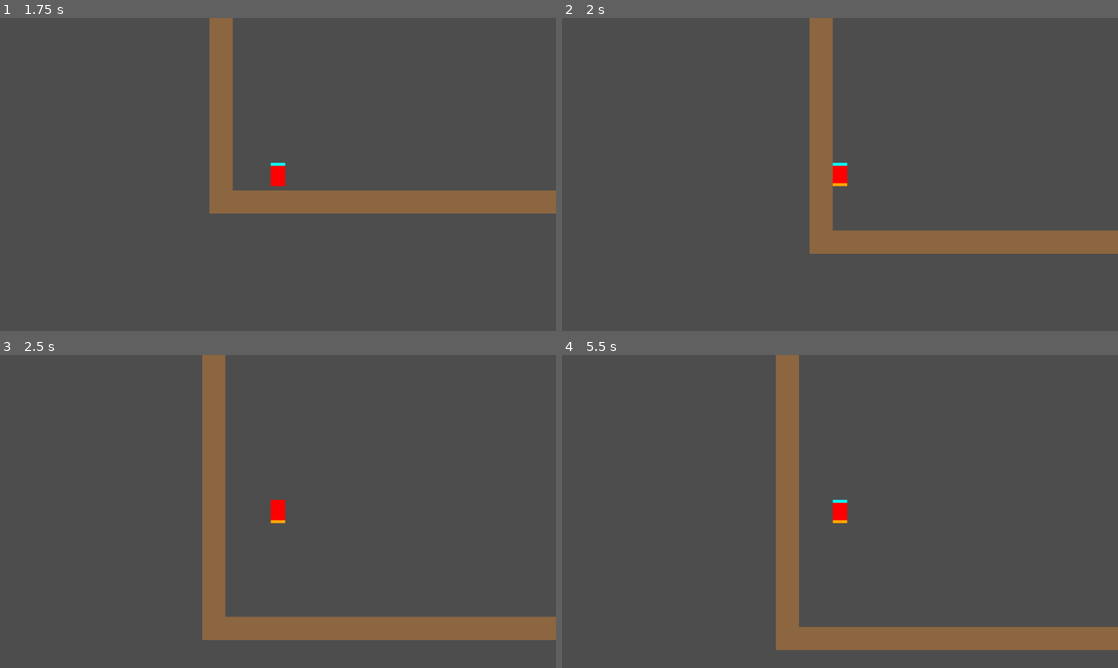
Above: before the commit, frames 1-4 (two rows, left to right).
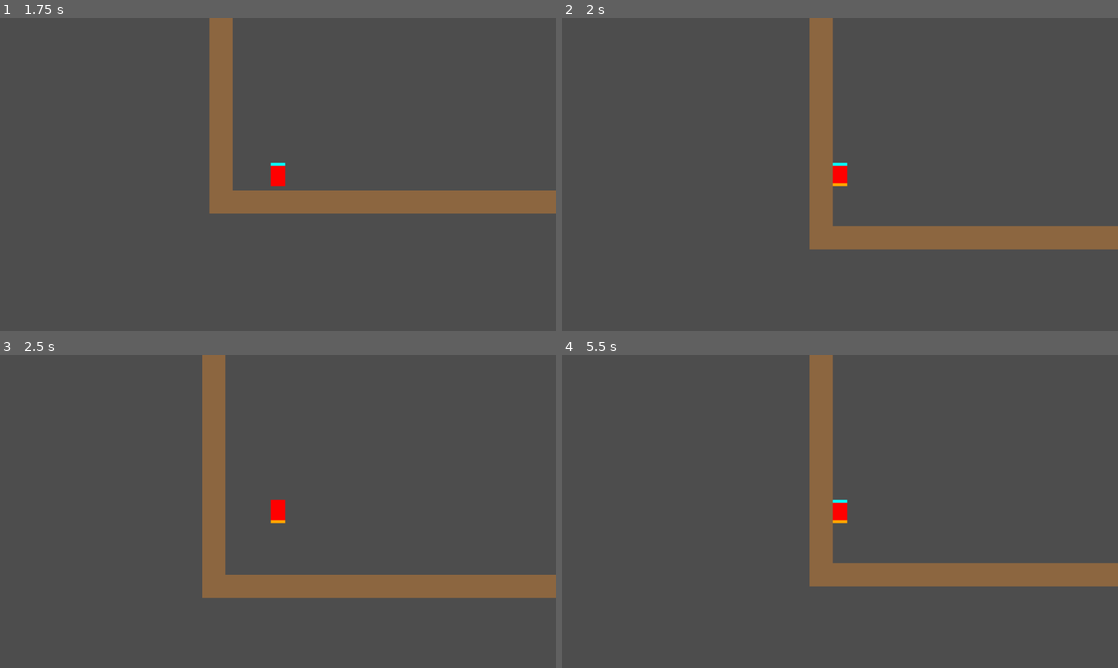
Above: after the commit, the same moments.

Repository: aidanmahl/ascent
Game: Godot game, scene res://scenes/main.tscn
The game is run twice, just before and just after one commit, with the same random seed, the same clock (stepped at 60 frames per second) and the same inputs.
Inputs (mouse positions are in pixels of both pictures, inside the frame that each line leads up to):
- Up to frame 1 (1.75 s): tap Enter at 0.5 s; hold D (move_right) 0.53-1.28 s; tap Space (jump) at 0.6, 0.77, 1.07, 1.52, 1.55 s; click (278, 174) at 0.67 s; move the mouse to (166, 190) at 1.27 s; hold A (move_left) from 1.28 s (still down); tap Shift (dash) at 1.35 s
- Up to frame 2 (2 s): keep holding A (move_left); tap Space (jump) at 1.82 s
- Up to frame 3 (2.5 s): move the mouse to (333, 442) at 2.02 s; release A (move_left) at 2.03 s; hold D (move_right) from 2.03 s (still down); hold S (look_down) from 2.03 s (still down); tap Space (jump) at 2.3 s
- Up to frame 4 (5.5 s): move the mouse to (812, 574) at 2.77 s; release S (look_down) at 2.78 s; tap W (look_up) at 2.85 s; click (812, 574) at 2.92 s; tap Space (jump) at 3.02, 3.05, 3.32, 3.6, 3.77, 4.07, 4.52, 4.55, 4.82, 5.3 s; move the mouse to (1006, 558) at 3.52 s; release D (move_right) at 3.53 s; hold A (move_left) from 3.53 s (still down); tap R (reset) at 4.15 s; move the mouse to (673, 464) at 4.27 s; tap Shift (dash) at 4.35 s; move the mouse to (867, 511) at 5.02 s; hold S (look_down) from 5.03 s (still down); click (867, 511) at 5.17 s

Frame 1 is identical in both runs. In frame 2, 1.5% of the frame differs, in the area x 44-100%, y 66-76%; in frame 3, 9.4%; in frame 4, 15%, in the area x 38-100%, y 0-95%.

Commit message:
Fix wall cling superjump at the mechanism level, not just bound it
While attached to a wall and still rising (velocity.y < 0), gravity now
behaves exactly as it would off the wall - full normal decay, no cling
freeze at all. Cling only "catches" the player once they actually stop
ascending.

This replaces last commit's entry-speed cap, which bounded the overshoot
(128.7px -> 76.3px vs a 49.5px ordinary jump) without addressing why it
happened: freezing a still-decelerating velocity for a fixed zero-gravity
window suspends the deceleration a normal jump would have had, adding
height a decaying trajectory wouldn't have covered - not an increase in
instantaneous velocity, an increase in the area under the velocity curve.
Since a rising player is never frozen now, there's nothing left to
overshoot - ground_jump_into_wall_does_not_overshoot_height is back to a
tight tolerance (parity with an ordinary jump) instead of an analytical
"bounded but not eliminated" ceiling.

wall_cling_entry_speed_cap stays, but now only matters for a genuinely
fast downward catch (grabbing a wall mid-fall) - it was never the rising
case that needed bounding once rising isn't frozen at all.

tools/validate.cmd: 31/31 green. Web export rebuilt to docs/.

Co-Authored-By: Claude Sonnet 5 <noreply@anthropic.com>

Diff:
--- a/src/movement/movement_config.gd
+++ b/src/movement/movement_config.gd
@@ -49,13 +49,11 @@
 ## Frames of zero gravity when first pressing into a touched wall, before
 ## it settles into a slide capped at wall_slide_max_fall_speed.
 @export var wall_cling_frames: int = 13
-## Max magnitude of velocity.y carried into a cling on entry. Cling
-## preserves whatever vertical speed the player arrived with (a fast
-## graze should still bump-and-rise, not stop dead), but a fresh jump's
-## full -6.5 sustained for the whole zero-gravity cling window would fling
-## the player far above normal jump height - this bounds that without
-## eliminating the "keep rising" feel entirely. Entry speeds under the cap
-## are untouched.
+## Max magnitude of velocity.y carried into a cling on entry - only
+## relevant while falling or at rest (attached + rising uses normal
+## gravity with no cling freeze at all, see _apply_gravity). Bounds how
+## hard a fast downward catch gets held; entry speeds under the cap are
+## untouched.
 @export var wall_cling_entry_speed_cap: float = 4.0
 ## Wall jump while holding away from the wall - the strong one (more
 ## distance). Sign is resolved at jump time from which wall is touched.
--- a/src/movement/player_movement.gd
+++ b/src/movement/player_movement.gd
@@ -217,27 +217,40 @@
 ## go. wall_contact counts consecutive attached frames, used only to know
 ## when the cling window ends.
 ##
-## Milestone 4 tuning iteration 2: cling PRESERVES whatever vertical speed
-## the player arrived with (up or down) rather than zeroing it - iteration
-## 1 zeroed it, but that made mistiming a running jump into a wall corner
-## kill all momentum instead of letting it bump-and-keep-rising, which felt
-## wrong. Read literally, "zero gravity" during cling only suspends
-## gravity's accumulation; it doesn't reset velocity.
-##
-## That reopened the superjump the zeroing had fixed (a fresh jump's full
-## -6.5 held for the whole zero-gravity cling window flings the player far
-## above normal jump height), so entry speed is clamped to
-## wall_cling_entry_speed_cap instead of the full arrest-to-0 - bounds the
-## overshoot without killing the "keep rising" feel for a more ordinary
-## graze. Only applied once, on the frame attachment begins (entering_cling)
-## - nothing else touches velocity.y while clinging.
-##
-## After the wall_cling_frames window, gravity resumes but clamped to
-## wall_slide_max_fall_speed instead of the normal max_fall_speed, for as
-## long as still attached.
+## Milestone 4 tuning iteration 2 went through two attempts at "cling
+## preserves velocity" before landing here:
+## - First: preserve entry velocity outright (up or down). Reopened the
+##   superjump - freezing a still-decelerating upward velocity for the
+##   whole zero-gravity cling window adds height a naturally-decaying jump
+##   wouldn't have covered. Not an increase in instantaneous speed, an
+##   increase in the area under the velocity curve.
+## - Second: cap entry speed instead of arresting it. Bounded the
+##   overshoot but didn't address the actual mechanism - freezing ANY
+##   still-decaying velocity, capped or not, still suspends the
+##   deceleration a normal jump would have had.
+## - This version: while attached AND still rising (velocity.y < 0),
+##   gravity behaves exactly as it would off the wall - normal decay, no
+##   freeze, no cap, wall_contact held at 0 so the cling window hasn't
+##   started yet. The wall only "catches" you once you actually stop
+##   rising: cling (zero gravity, entry speed clamped to
+##   wall_cling_entry_speed_cap) kicks in from that point, then the usual
+##   wall_slide_max_fall_speed cap once wall_cling_frames elapses. Since a
+##   still-rising player entering this transition has already decayed
+##   toward 0 under normal gravity, the entry cap now only matters for a
+##   genuinely fast downward catch (grabbing a wall mid-fall) - it was
+##   never the rising case that needed bounding, once rising isn't frozen
+##   at all.
 static func _apply_gravity(state: MovementState, config: MovementConfig) -> void:
 	var wall_detach: int = state.timers.get("wall_detach", config.wall_detach_grace + 1)
 	var attached := (not state.on_floor) and wall_detach <= config.wall_detach_grace
+
+	if attached and state.velocity.y < 0.0:
+		state.timers["wall_contact"] = 0
+		var g_rising := config.gravity
+		if absf(state.velocity.y) < config.apex_hang_threshold:
+			g_rising *= config.apex_hang_gravity_multiplier
+		state.velocity.y = minf(state.velocity.y + g_rising, config.max_fall_speed)
+		return
 
 	var wall_contact: int = state.timers.get("wall_contact", 0)
 	var entering_cling := attached and wall_contact == 0
--- a/tests/run_tests.gd
+++ b/tests/run_tests.gd
@@ -47,7 +47,8 @@
 	runner.register("dash_exit_retains_upward_vertical_velocity", _test_dash_exit_retains_upward_vertical_velocity)
 	runner.register("dash_cancels_on_wall_contact_and_refills", _test_dash_cancels_on_wall_contact_and_refills)
 	runner.register("dash_cooldown_blocks_second_dash_for_exactly_6_frames", _test_dash_cooldown_blocks_second_dash)
-	runner.register("wall_cling_preserves_velocity_on_entry", _test_wall_cling_preserves_velocity_on_entry)
+	runner.register("wall_cling_no_freeze_while_rising", _test_wall_cling_no_freeze_while_rising)
+	runner.register("wall_cling_starts_once_rising_stops", _test_wall_cling_starts_once_rising_stops)
 	runner.register("wall_cling_preserves_slow_entry_uncapped", _test_wall_cling_preserves_slow_entry_uncapped)
 	runner.register("ground_jump_into_wall_does_not_overshoot_height", _test_ground_jump_into_wall_does_not_overshoot_height)
 	runner.register("wall_detach_grace_keeps_cling_attached", _test_wall_detach_grace_keeps_cling_attached)
@@ -578,23 +579,61 @@
 
 ## Milestone 4 tuning iteration 2: this test used to assert the opposite
 ## (velocity.y arrested to 0 on cling entry - iteration 1's fix for the
-## superjump bug). Inverted per iteration 2: zeroing on entry made
-## mistiming a running jump into a wall corner kill all momentum instead
-## of letting it bump-and-keep-rising, which felt wrong, so cling once
-## again preserves whatever velocity.y the player arrived with - up to
-## wall_cling_entry_speed_cap. A fresh jump's -6.5 exceeds that cap, so it
-## clamps down to it rather than staying at the full -6.5 (that's what
-## bounds the reintroduced superjump - see
-## ground_jump_into_wall_does_not_overshoot_height).
-func _test_wall_cling_preserves_velocity_on_entry() -> String:
-	var config := _default_config()
-	var state := MovementState.new()
-	state.velocity = Vector2(0, -6.5)
-
-	var frames := InputPlayback.hold({"on_wall_left": true, "move_left": true}, 3)
-	var history := InputPlayback.run(state, config, frames, PlayerMovement.process)
-
-	return Expect.approx(history[0].velocity.y, -config.wall_cling_entry_speed_cap, "vy on the first frame of wall contact should clamp to -wall_cling_entry_speed_cap, not be arrested to 0 or left at the full -6.5")
+## superjump bug). Iteration 2 went through two more attempts before this
+## one: first preserving entry velocity outright (reopened the superjump -
+## freezing a still-decelerating velocity for a fixed window adds height a
+## naturally-decaying jump wouldn't have covered), then capping it
+## (bounded the overshoot but didn't fix the actual mechanism). This is
+## the mechanism-level fix: while attached and still rising, gravity
+## behaves EXACTLY as it would off the wall - no freeze, no cap at all.
+## Proved here by running the same starting velocity attached vs.
+## unattached and requiring the two trajectories match frame-for-frame,
+## not just "close enough".
+func _test_wall_cling_no_freeze_while_rising() -> String:
+	var config := _default_config()
+
+	var attached_state := MovementState.new()
+	attached_state.velocity = Vector2(0, -6.5)
+	var attached_frames := InputPlayback.hold({"on_wall_left": true, "move_left": true}, 10)
+	var attached_history := InputPlayback.run(attached_state, config, attached_frames, PlayerMovement.process)
+
+	var free_state := MovementState.new()
+	free_state.velocity = Vector2(0, -6.5)
+	var free_frames := InputPlayback.hold({}, 10)
+	var free_history := InputPlayback.run(free_state, config, free_frames, PlayerMovement.process)
+
+	for i in range(10):
+		var failure := Expect.approx(attached_history[i].velocity.y, free_history[i].velocity.y, "vy while still rising against a wall at frame %d should match the unattached case exactly, not be frozen or capped" % i)
+		if failure != "":
+			return failure
+	return ""
+
+## Once a rising player actually stops ascending (vy crosses to >= 0) while
+## still attached, cling should catch them there - velocity.y held
+## constant for wall_cling_frames frames, same as any other cling entry.
+func _test_wall_cling_starts_once_rising_stops() -> String:
+	var config := _default_config()
+	var state := MovementState.new()
+	state.velocity = Vector2(0, -1.0)
+
+	var frames := InputPlayback.hold({"on_wall_left": true, "move_left": true}, 30)
+	var history := InputPlayback.run(state, config, frames, PlayerMovement.process)
+
+	var apex_frame := -1
+	for i in range(history.size()):
+		if history[i].velocity.y >= 0.0:
+			apex_frame = i
+			break
+	var setup_failure := Expect.is_true(apex_frame >= 0, "test setup problem: player should have stopped rising within 30 frames")
+	if setup_failure != "":
+		return setup_failure
+
+	var held_value: float = history[apex_frame].velocity.y
+	for i in range(apex_frame, mini(apex_frame + config.wall_cling_frames, history.size())):
+		var failure := Expect.approx(history[i].velocity.y, held_value, "vy should stay held at %s once cling starts (frame %d)" % [held_value, i])
+		if failure != "":
+			return failure
+	return ""
 
 ## Entry speeds under wall_cling_entry_speed_cap should pass through
 ## untouched - the cap only clips fast entries, it doesn't replace normal
@@ -618,14 +657,14 @@
 ## still-strongly-upward velocity.y for up to wall_cling_frames more frames
 ## instead of arresting it, which looked like a second, much bigger jump.
 ##
-## Milestone 4 tuning iteration 2 deliberately reopened this: cling once
-## again preserves entry velocity (arresting it made grazing a wall corner
-## mid-jump kill all momentum, which felt wrong) - but only up to
-## wall_cling_entry_speed_cap, which bounds the overshoot instead of
-## eliminating it. So this no longer asserts parity with an ordinary jump;
-## it asserts the overshoot stays within what the cap analytically allows
-## (roughly baseline + cap sustained for the whole cling window) rather
-## than being unbounded. This test locks in the visible symptom (total
+## Milestone 4 tuning iteration 2 went through preserve-outright (reopened
+## this bug) and preserve-with-a-cap (bounded it but didn't fix the actual
+## mechanism) before landing on the real fix: while still rising, gravity
+## is never frozen at all (see _apply_gravity) - cling only catches you
+## once you stop ascending. Since this player is still climbing when they
+## first touch the wall, that means the whole ascent behaves exactly like
+## an ordinary jump, so this asserts parity again (tight tolerance), not
+## just a bounded overshoot. This test locks in the visible symptom (total
 ## rise) rather than the internal mechanism, against a real wall placed
 ## flush against the player one pixel away, so contact registers almost
 ## immediately after leaving the ground while still ascending fast.
@@ -666,15 +705,7 @@
 
 	var peak: float = _peak_height(history)
 	var rise: float = start_y - peak
-	# Analytical ceiling, not a hardcoded number: the cling window can add
-	# at most wall_cling_entry_speed_cap px of extra rise per frame for
-	# wall_cling_frames frames on top of an ordinary jump's own rise. A
-	# generous +10px margin covers the pre-contact ascent and post-cling
-	# decay tail without being so loose it'd miss a real regression back
-	# to unbounded (the pre-cap behavior was 128.7px against this ~106px
-	# ceiling).
-	var ceiling: float = baseline_rise + config.wall_cling_entry_speed_cap * config.wall_cling_frames + 10.0
-	return Expect.is_true(rise <= ceiling, "rise while jumping into a wall (%s) should stay within the entry-speed-cap-bounded ceiling (%s), not be unbounded" % [rise, ceiling])
+	return Expect.is_true(rise <= baseline_rise + 2.0, "rise while jumping into a wall (%s) should not exceed an ordinary jump's rise (%s)" % [rise, baseline_rise])
 
 ## Milestone 4 tuning iteration 1, bug 4 (part 1): releasing "into the
 ## wall" used to drop cling attachment on the very next frame (on_wall_*
Not shown, changed: SPECS.md
Not shown, changed: docs/index.html
Not shown, changed: docs/index.pck
